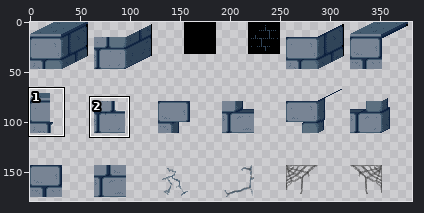
Sprite sheet -- 2DGame/02-Bubble/02-Bubble/images/tiles.png. The first picture is a wide view before the edit; the outline marks the close-up.
Close-up. The starting point:
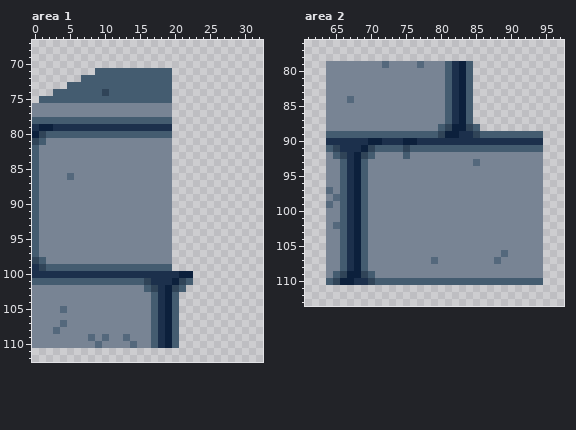
The file is 512x512 pixels. Pixels under 10% opacity are left out. Colours within 5 levels of each other are drawn and written as one. Shown: area 1: x 0..32, y 67..112; area 2: x 61..97, y 76..113. The wide view leaves out empty margins.
And afterwards:
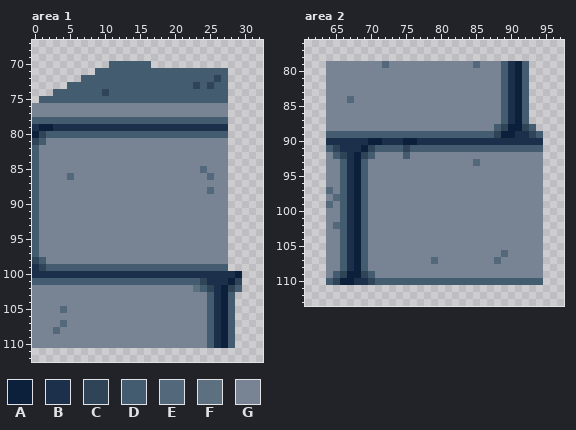
Palette (. is transparent): A #0c203c  B #1c304c  C #304458  D #445c70  E #54687c  F #5c7080  G #788494
The exact change:
Area 1:
Colour A now appears in row 100 at x 29; in row 101 at x 28; in rows 102 to 110 at x 27.
Colour B now appears in row 79 at x 20 to 27; in row 100 at x 23 to 28; in row 101 at x 25 to 27; in rows 102 to 110 at x 26.
The author changed colour A to colour B in row 100 at x 21 to 22.
Colour C now appears in row 72 at x 26; in row 73 at x 23 and 25; in row 101 at x 24 and 29; in row 102 at x 25 and 28.
Colour D now appears in row 70 at x 11 to 16; in row 71 at x 20 to 27; in row 72 at x 20 to 25 and 27; in row 73 at x 20 to 22, 24 and 26 to 27; in rows 74 to 75 at x 20 to 27; in row 78 at x 20 to 27.
Colour D now appears in row 80 at x 20 to 27; in row 99 at x 20 to 27; in row 101 at x 23; in row 102 at x 24 and 29; in rows 103 to 110 at x 25 and 28.
The author changed colour A to colour D in row 101 at x 20.
The author changed colour B to colour D in row 101 at x 17 to 19.
The author changed colour C to colour D in row 101 at x 16 and 21.
Colour E now appears in row 85 at x 24; in row 86 at x 25; in row 88 at x 25.
Colour F now appears in row 102 at x 23.
Colour G now appears in rows 76 to 77 at x 20 to 27; in rows 81 to 84 at x 20 to 27; in row 85 at x 20 to 23 and 25 to 27; in row 86 at x 20 to 24 and 26 to 27; in row 87 at x 20 to 27; in row 88 at x 20 to 24 and 26 to 27.
Colour G now appears in rows 89 to 98 at x 20 to 27; in row 102 at x 22; in rows 103 to 110 at x 21 to 24.
The author changed colour A to colour G in rows 102 to 110 at x 19.
The author changed colour B to colour G in rows 102 to 110 at x 18.
The author changed colour C to colour G in row 102 at x 17 and 20.
The author changed colour D to colour G in row 102 at x 16 and 21; in rows 103 to 110 at x 17 and 20.
The author changed colour E to colour G in row 109 at x 8, 10 and 13; in row 110 at x 9 and 14.
Area 2:
Colour A now appears in rows 79 to 87 at x 91; in row 88 at x 90 to 91.
The author changed colour D to colour A in row 89 at x 89 to 90.
Colour B now appears in rows 79 to 87 at x 90.
The author changed colour D to colour B in row 89 at x 91 to 92.
Colour C now appears in row 88 at x 89 and 92.
The author changed colour D to colour C in row 89 at x 88 and 93.
Colour D now appears in rows 79 to 87 at x 89 and 92; in row 88 at x 88 and 93.
The author changed colour A to colour D in row 89 at x 81 to 82.
The author changed colour B to colour D in row 89 at x 83 to 84.
The author changed colour C to colour D in row 89 at x 80 and 85.
Colour E now appears in row 79 at x 85.
Colour G now appears in row 79 at x 86 to 88; in rows 80 to 87 at x 85 to 88; in row 88 at x 86 to 87.
The author changed colour A to colour G in rows 79 to 87 at x 83; in row 88 at x 82 to 83.
The author changed colour B to colour G in rows 79 to 87 at x 82.
The author changed colour C to colour G in row 88 at x 81 and 84.
The author changed colour D to colour G in rows 79 to 87 at x 81 and 84; in row 88 at x 80 and 85.
The author changed colour E to colour G in row 79 at x 77.
Boxes around the changes in both close-ups, in picture pixels (x1, y1, x2, y2):
changed: (88, 61, 242, 348)
changed: (417, 61, 536, 138)
